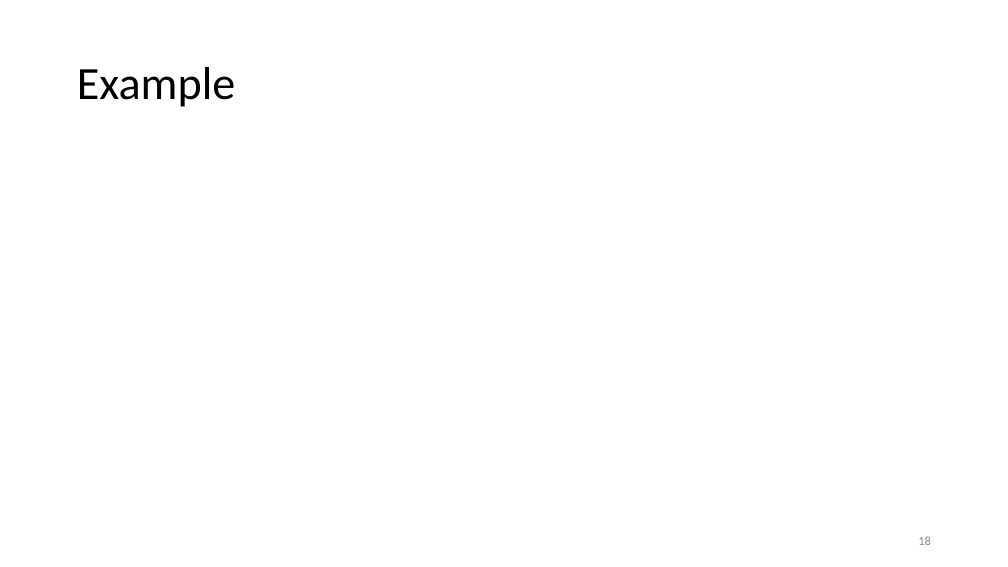
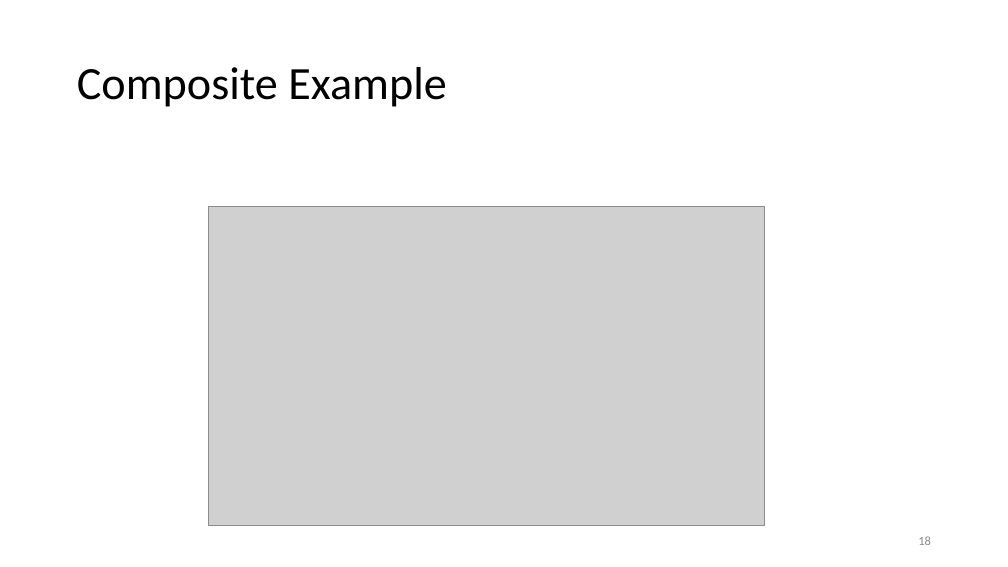
Before and after one commit to esziger/design_patterns, a slide deck: slide 18 of DP02_Bridge_Pattern.pptx. Drawn at 1008x567 pixels with LibreOffice and Linux fonts; fonts in the diff are those of the drawing; grey boxes stand for pictures. Boxes give left, top, right and bottom in pixels: in the first picture for what was removed or moved away, otherwise in the second. Text is boxed around its words. In the diff, an @@ line names an element or a change of style, - is before the commit and + after.

Commit message:
Composite Example added.

```diff
--- a/DP02_Bridge_Pattern.pptx
+++ b/DP02_Bridge_Pattern.pptx
@@ title at box(77, 67, 446, 107): text changed @@
-Example
+Composite Example
@@ picture added at box(209, 206, 764, 526) @@
```
Also in this commit, not shown: 6 other files.
